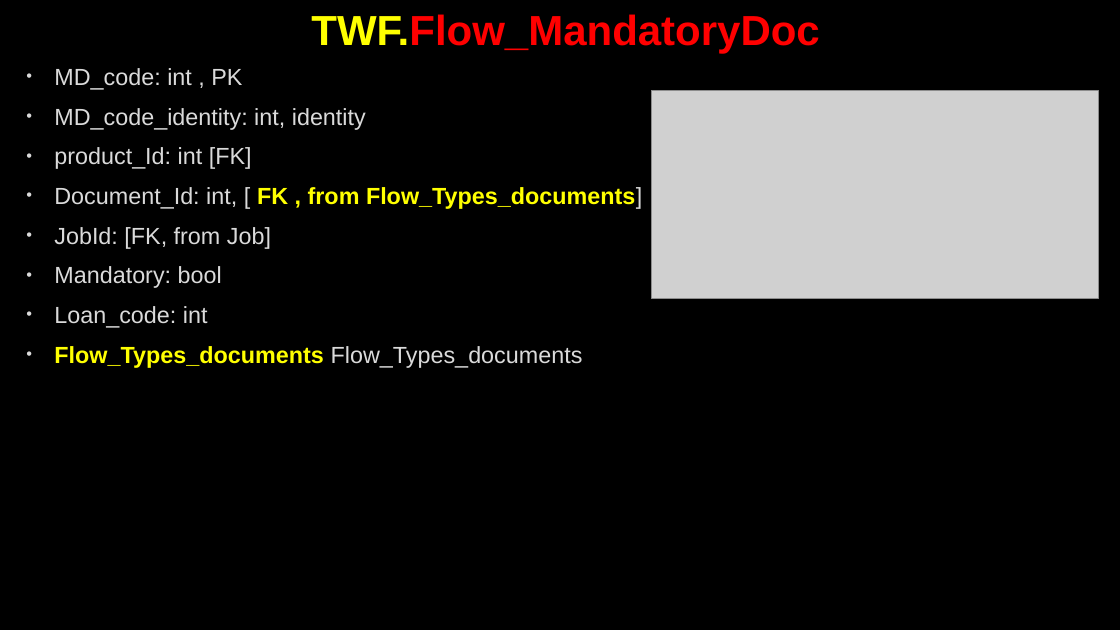
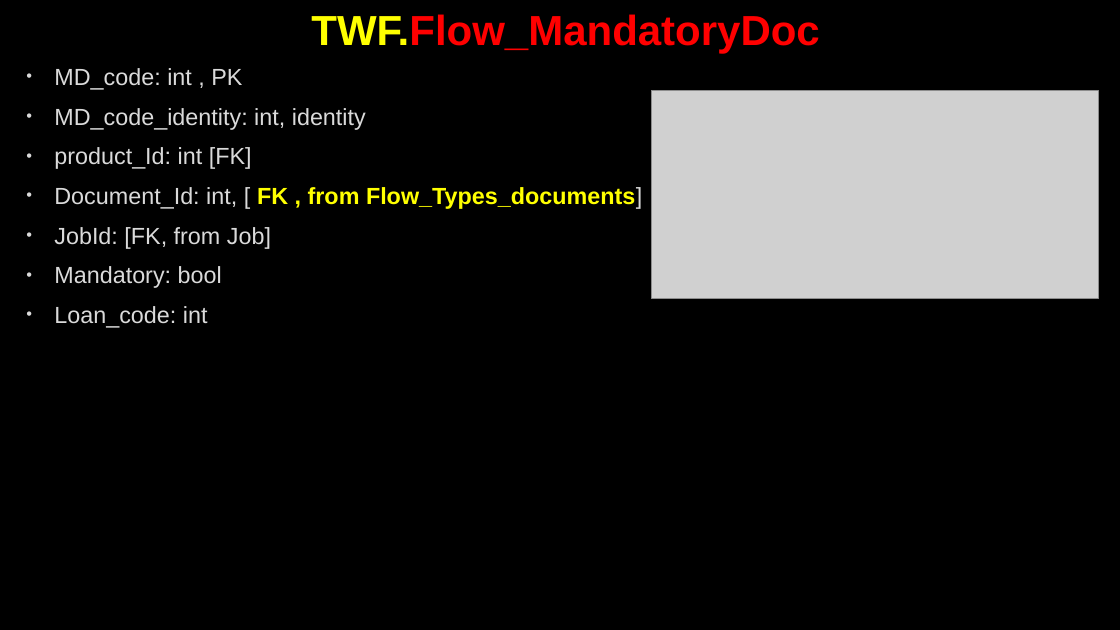
Before and after one commit to AhmedMohamedSamir1/Summary, a slide deck: slide 167 of Dot Net/Business.pptx (slide 147 before the commit). Drawn at 1120x630 pixels with LibreOffice and Linux fonts; fonts in the diff are those of the drawing; grey boxes stand for pictures; background and template pictures are left out. Boxes give left, top, right and bottom in pixels: in the first picture for what was removed or moved away, otherwise in the second. Text is boxed around its words. In the diff, an @@ line names an element or a change of style, - is before the commit and + after.

```diff
--- a/Dot Net/Business.pptx
+++ b/Dot Net/Business.pptx
@@ text at (54,346,583,368): paragraph removed @@
-• Flow_Types_documents Flow_Types_documents
```
Also in this commit, not shown: 15 other slides changed, 38 slides added, 2 slides removed, 7 other files.
